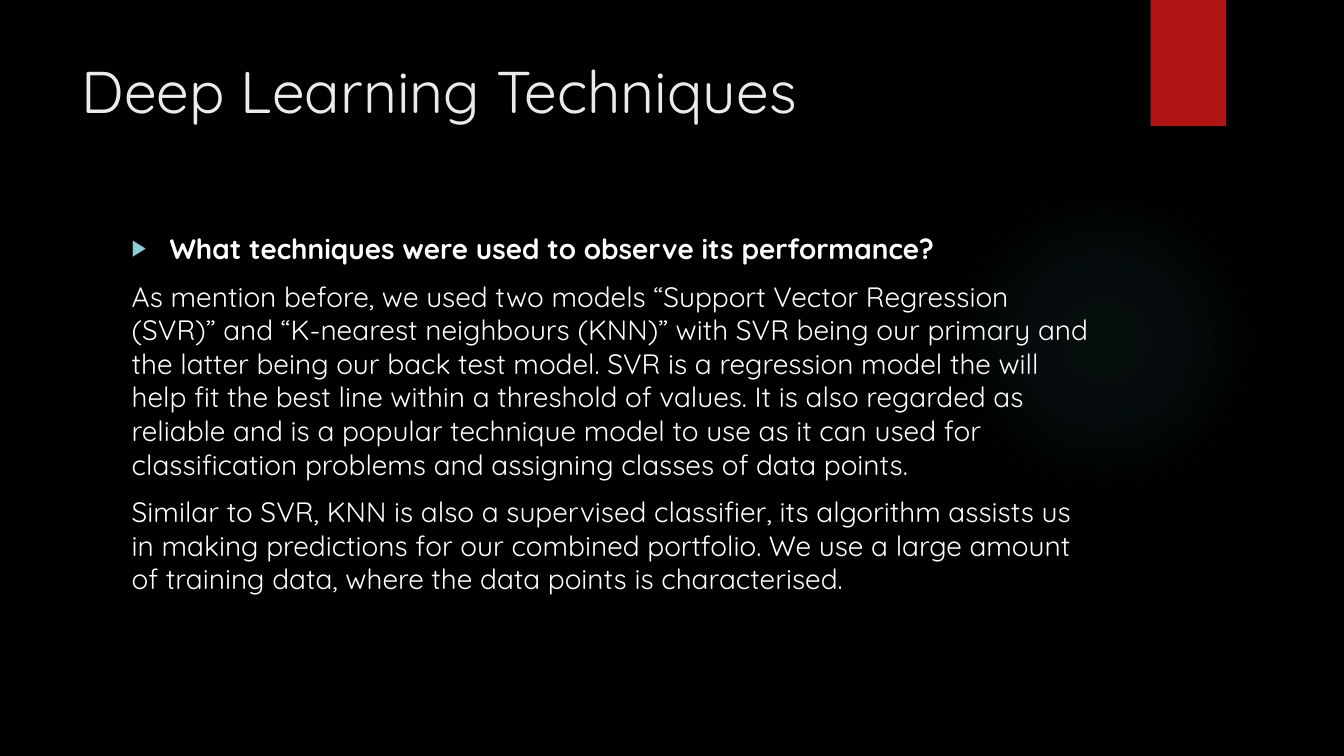
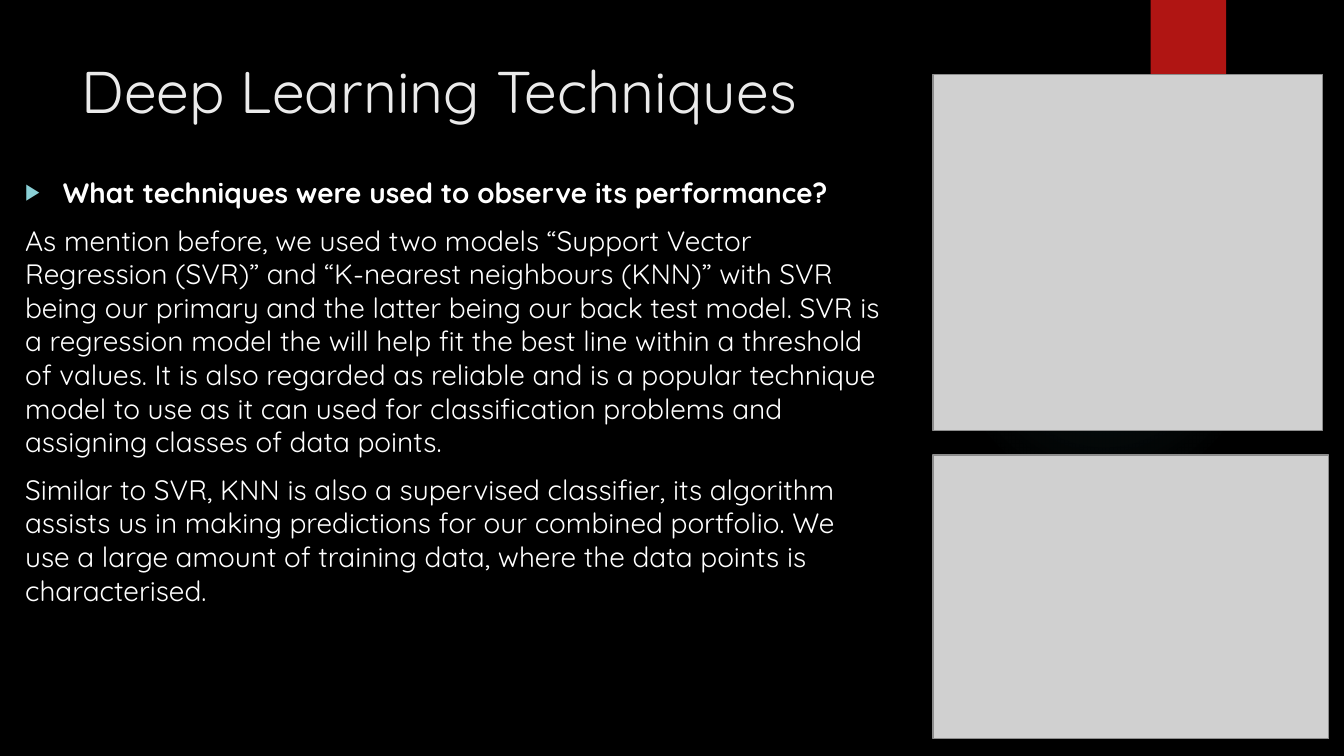
Before and after one commit to Damien-Nguyen/Analysis-of-Optimal-Investment-Portfolio, a slide deck: slide 5 of Stock Price Predictions & Analysis.pptx. Drawn at 1344x756 pixels with LibreOffice and Linux fonts; fonts in the diff are those of the drawing; grey boxes stand for pictures; background and template pictures are left out. Boxes give left, top, right and bottom in pixels: in the first picture for what was removed or moved away, otherwise in the second. Text is boxed around its words. In the diff, an @@ line names an element or a change of style, - is before the commit and + after.

```diff
--- a/Stock Price Predictions & Analysis.pptx
+++ b/Stock Price Predictions & Analysis.pptx
@@ picture added at [934,75,1323,431] @@
@@ text "What techniques were used to ..." rewrapped from [132,238,1088,595] to [25,182,879,602] @@
@@ picture added at [934,455,1330,738] @@
```
Also in this commit, not shown: 2 other slides changed, 6 other files.
